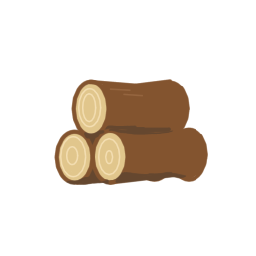
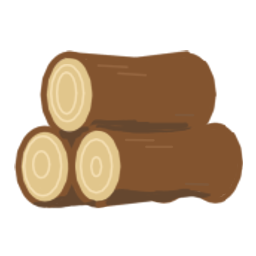
Layered file, before and after one edit (256x256). Changes by layer:
painted on "Paint Layer 7" over bbox(64, 64, 243, 192)
painted on "Paint Layer 6" over bbox(14, 64, 128, 209)
painted on "Paint Layer 2" over bbox(64, 50, 243, 209)
painted on "Copy of Paint Layer 1" over bbox(17, 50, 243, 207)
painted on "Paint Layer 1" over bbox(14, 50, 137, 209)
painted on "Paint Layer 4" over bbox(14, 64, 192, 209)
painted on "Paint Layer 3" over bbox(14, 50, 243, 209)
painted on "Paint Layer 5" over bbox(14, 50, 192, 209)
